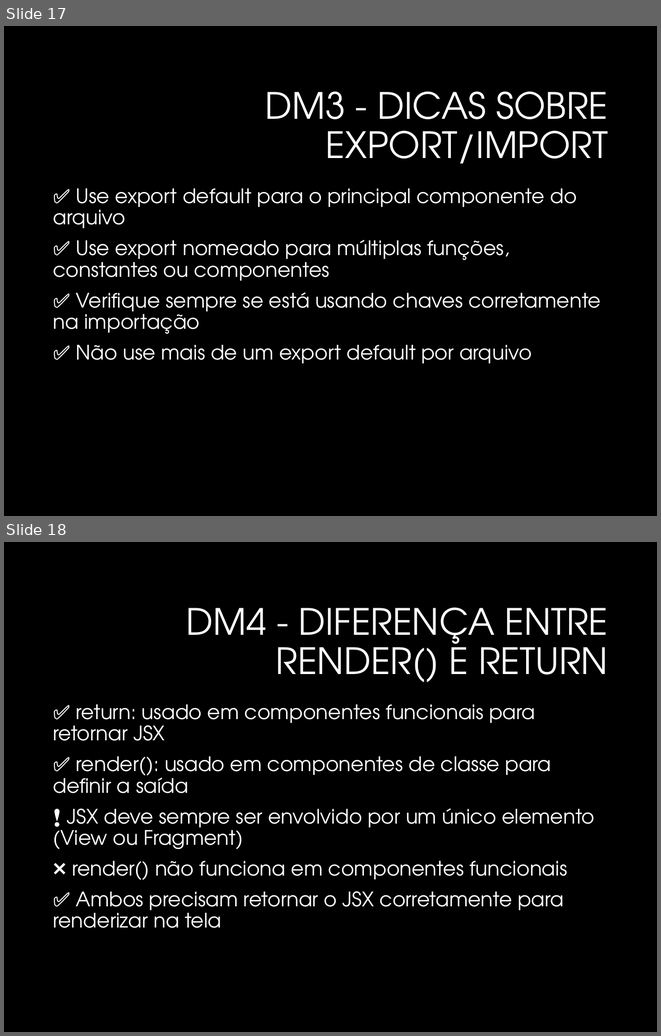
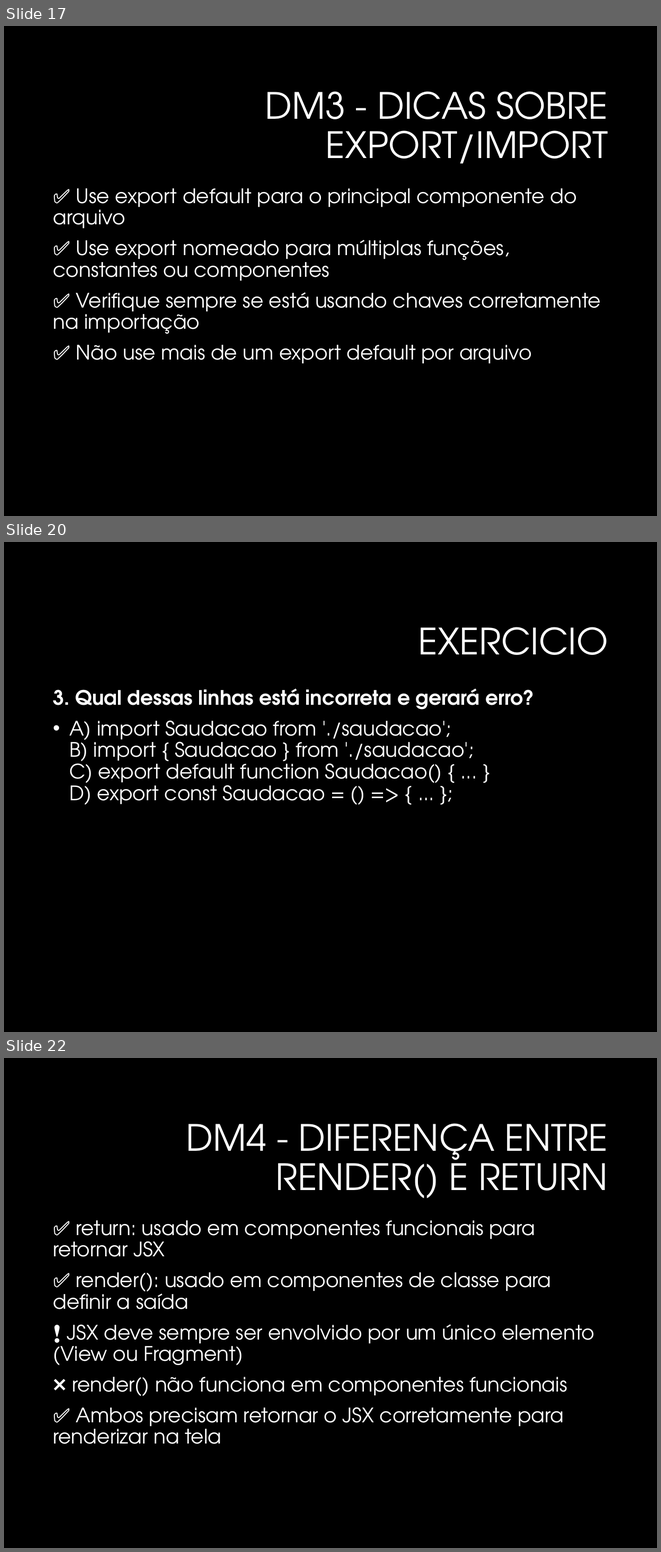
Before and after one commit to profpmarinho/2TDSPK-2025, a slide deck: Revisao/Aula1_Revisao_ReactNative.pptx. Shown one above the other, each under a label of ours: slides 17 and 18 before the commit, slides 17, 20 and 22 after it; the slides between them are not shown. The pictures are 661x1036 and 661x1552 pixels, drawn with LibreOffice and Linux fonts; fonts in the diff are those of the drawing; background and template pictures are left out. Boxes give left, top, right and bottom in pixels: in the first picture for what was removed or moved away, otherwise in the second. Text is boxed around its words. In the diff, an @@ line names an element or a change of style, - is before the commit and + after.

```diff
--- a/Revisao/Aula1_Revisao_ReactNative.pptx
+++ b/Revisao/Aula1_Revisao_ReactNative.pptx
@@ slide 20 added at [4,542,657,1032], background #000000 @@
@@ title added at [418,627,608,655], 40 pt, text #FFFFFF @@
+EXERCICIO
@@ text added at [53,688,534,805], 22 pt, text #FFFFFF @@
+3. Qual dessas linhas está incorreta e gerará erro?
+• A) import Saudacao from './saudacao';
+  B) import { Saudacao } from './saudacao';
+  C) export default function Saudacao() { ... }
+  D) export const Saudacao = () => { ... };
@@ what was slide 18 is now slide 22 @@
```
Also in this commit, not shown: 3 slides changed, 8 other slides added, 6 other files.
